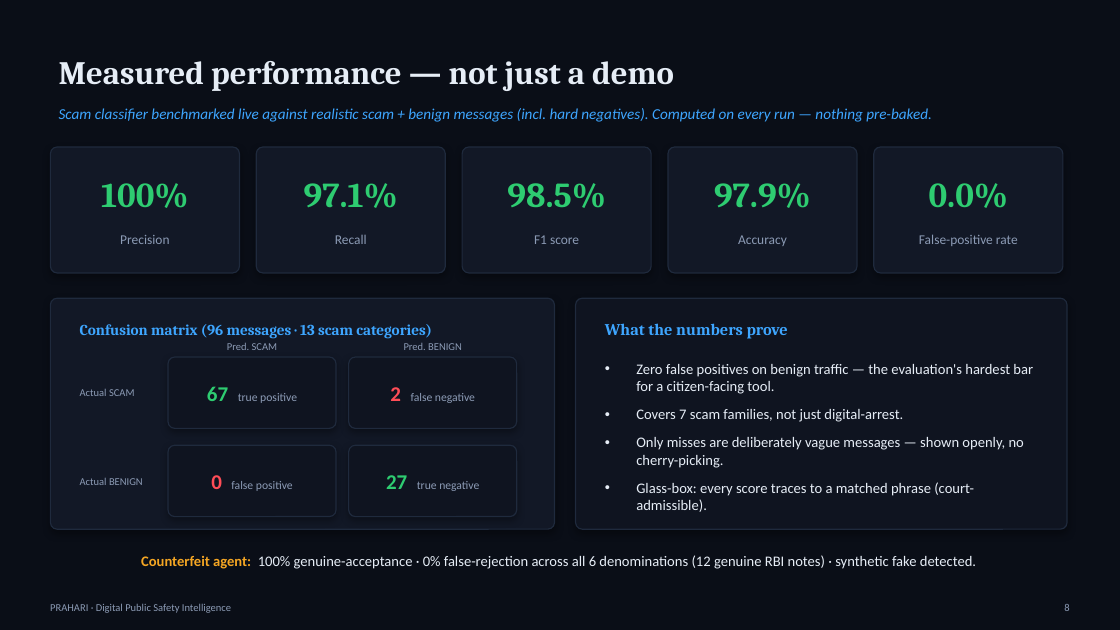
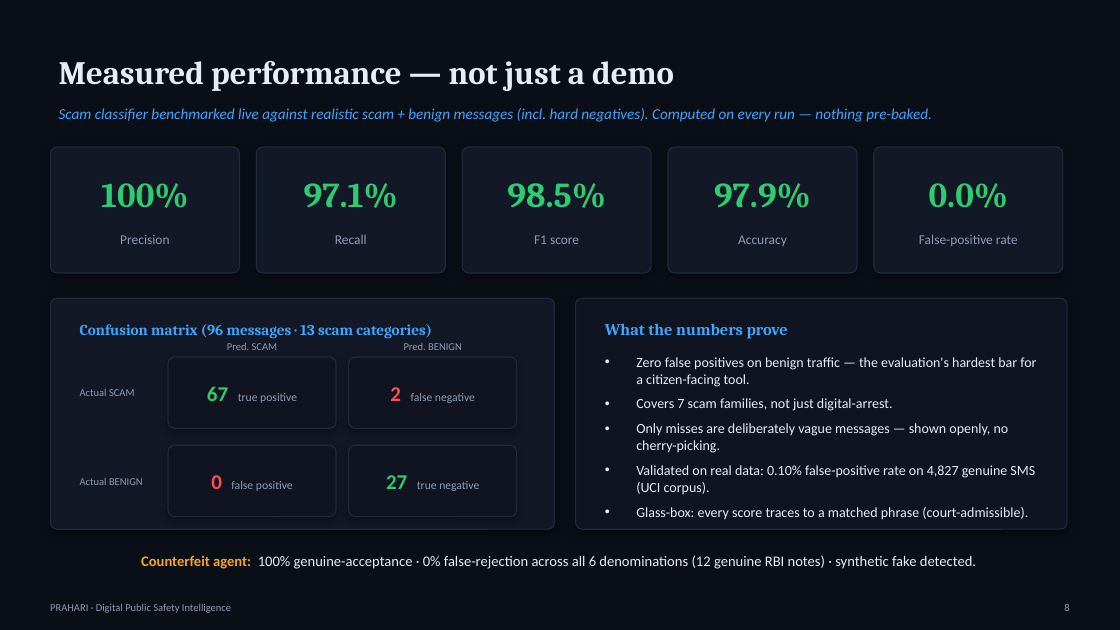
Before and after one commit to Ravianshu19/AI-for-Digital-Public-Safety, a slide deck: slide 8 of docs/Prahari_Pitch_Deck.pptx. Drawn at 1120x630 pixels with LibreOffice and Linux fonts; fonts in the diff are those of the drawing. Boxes give left, top, right and bottom in pixels: in the first picture for what was removed or moved away, otherwise in the second. Text is boxed around its words. In the diff, an @@ line names an element or a change of style, - is before the commit and + after.

```diff
--- a/docs/Prahari_Pitch_Deck.pptx
+++ b/docs/Prahari_Pitch_Deck.pptx
@@ text at (x1=636, y1=357, x2=1036, y2=520): size 12.5 to 12 pt in "Zero false positives on benign traffic — ...", "Covers 7 scam families, not just digital-arrest.", "Only misses are deliberately vague messages — ...", "Glass-box: every score traces to a matched ..."; less space between paragraphs @@
@@ text at (x1=636, y1=465, x2=1035, y2=494): paragraph added @@
+• Validated on real data: 0.10% false-positive rate on 4,827 genuine SMS (UCI corpus).
```
Also in this commit, not shown: 21 other files.
